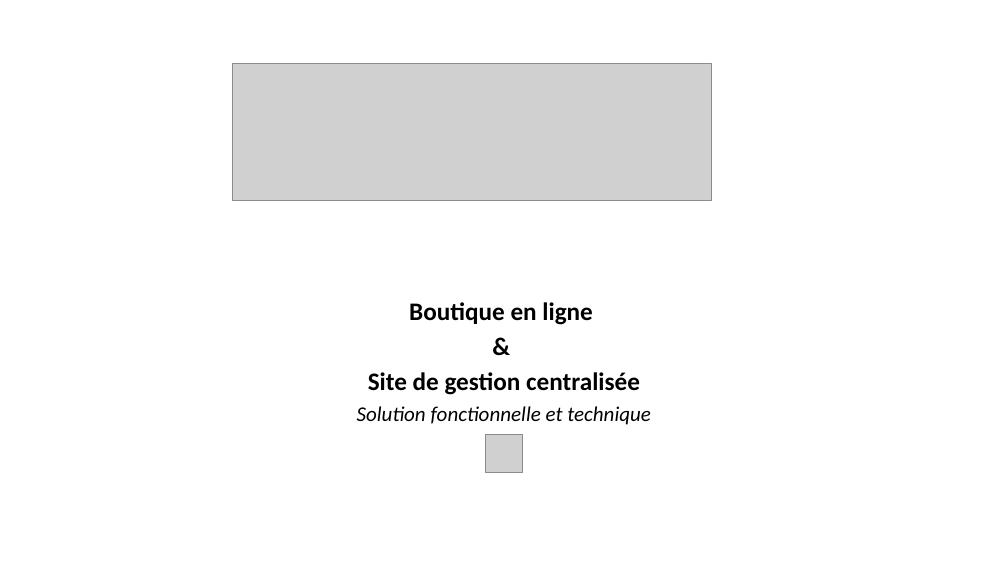
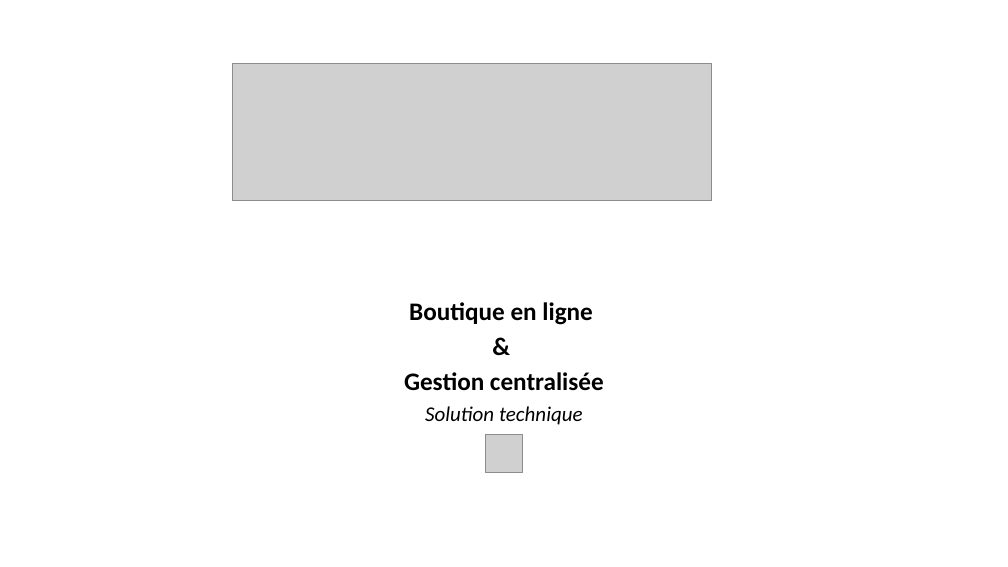
Before and after one commit to StephenAOGOLO/P4_Analysez_les_besoins, a slide deck: slide 1 of Projet_4_Solution_fonctionnelle_et_technique.pptx. Drawn at 1008x567 pixels with LibreOffice and Linux fonts; fonts in the diff are those of the drawing; grey boxes stand for pictures. Boxes give left, top, right and bottom in pixels: in the first picture for what was removed or moved away, otherwise in the second. Text is boxed around its words. In the diff, an @@ line names an element or a change of style, - is before the commit and + after.

```diff
--- a/Projet_4_Solution_fonctionnelle_et_technique.pptx
+++ b/Projet_4_Solution_fonctionnelle_et_technique.pptx
@@ subtitle at (404,372,604,425): text changed; size 20 to 24 pt; bold on; italic off @@
-Site de gestion centralisée
-Solution fonctionnelle et technique
+Gestion centralisée
+Solution technique
```
Also in this commit, not shown: 8 other slides changed, 7 slides added, 8 slides removed, 2 other files.
